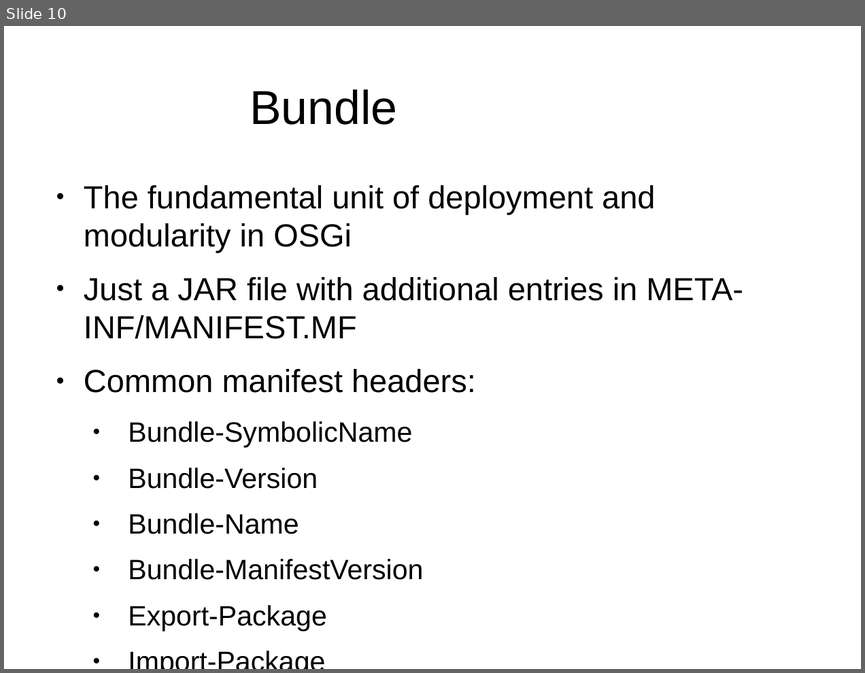
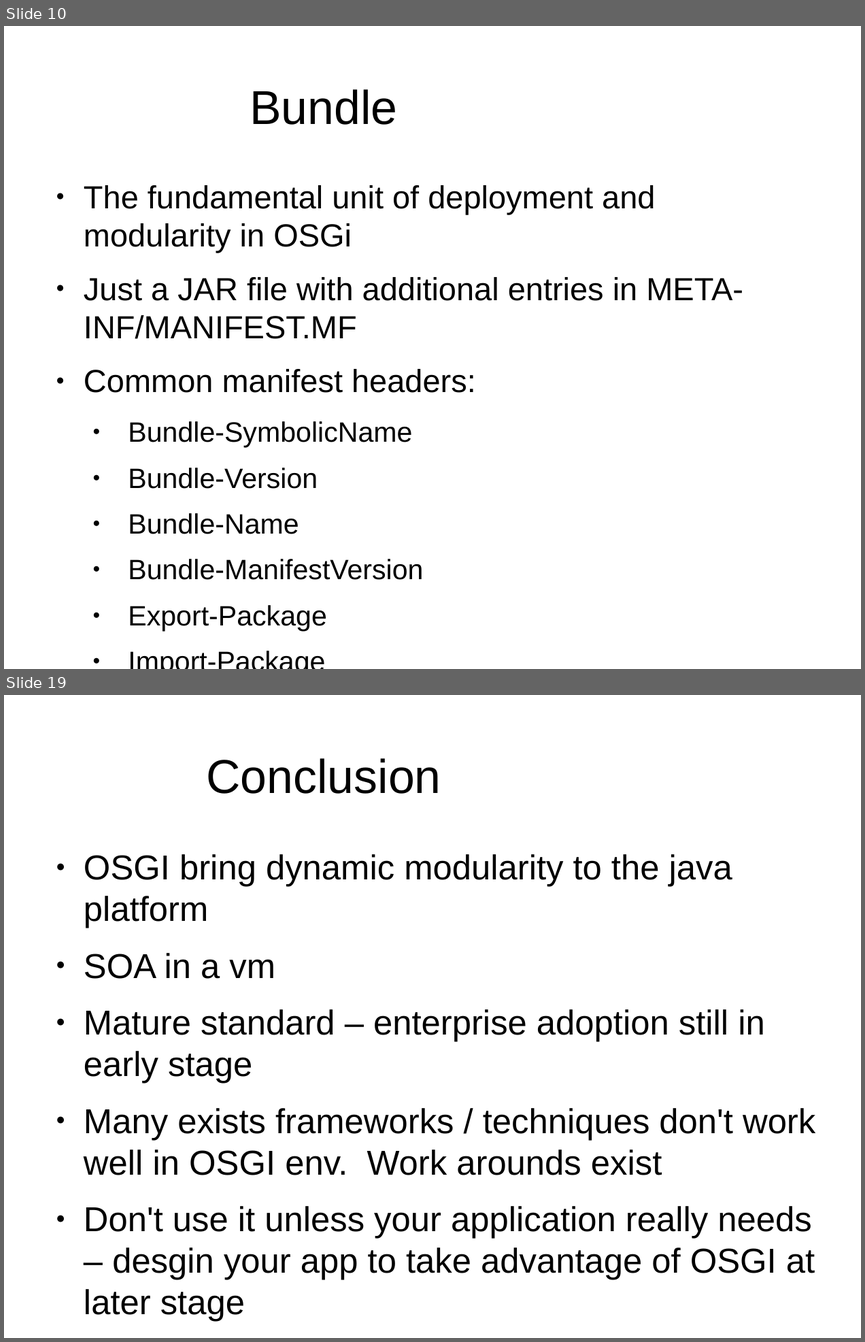
Before and after one commit to gkamal/bojug-osgi-talk, a slide deck: osgi- bojug.odp. Shown one above the other, each under a label of ours: slide 10 before the commit, slides 10 and 19 after it; the slides between them are not shown. The pictures are 865x673 and 865x1342 pixels, drawn with LibreOffice and Linux fonts; fonts in the diff are those of the drawing; background and template pictures are left out. Boxes give left, top, right and bottom in pixels: in the first picture for what was removed or moved away, otherwise in the second. Text is boxed around its words. In the diff, an @@ line names an element or a change of style, - is before the commit and + after.

```diff
--- a/osgi- bojug.odp
+++ b/osgi- bojug.odp
@@ slide 19 added at box(4, 695, 861, 1338), background #FFFFFF @@
@@ title added at box(206, 758, 441, 794), 44 pt, text #000000 @@
+Conclusion
@@ text added at box(84, 854, 815, 1280), 32 pt, text #000000 @@
+● OSGI bring dynamic modularity to the java platform
+● SOA in a vm
+● Mature standard – enterprise adoption still in early stage
+● Many exists frameworks / techniques don't work well in OSGI env. Work arounds exist
+● Don't use it unless your application really needs – desgin your app to take advantage of OSGI at later stage
```
Also in this commit, not shown: 1 slide changed, 7 other slides added, 1 slide removed, 20 other files.
